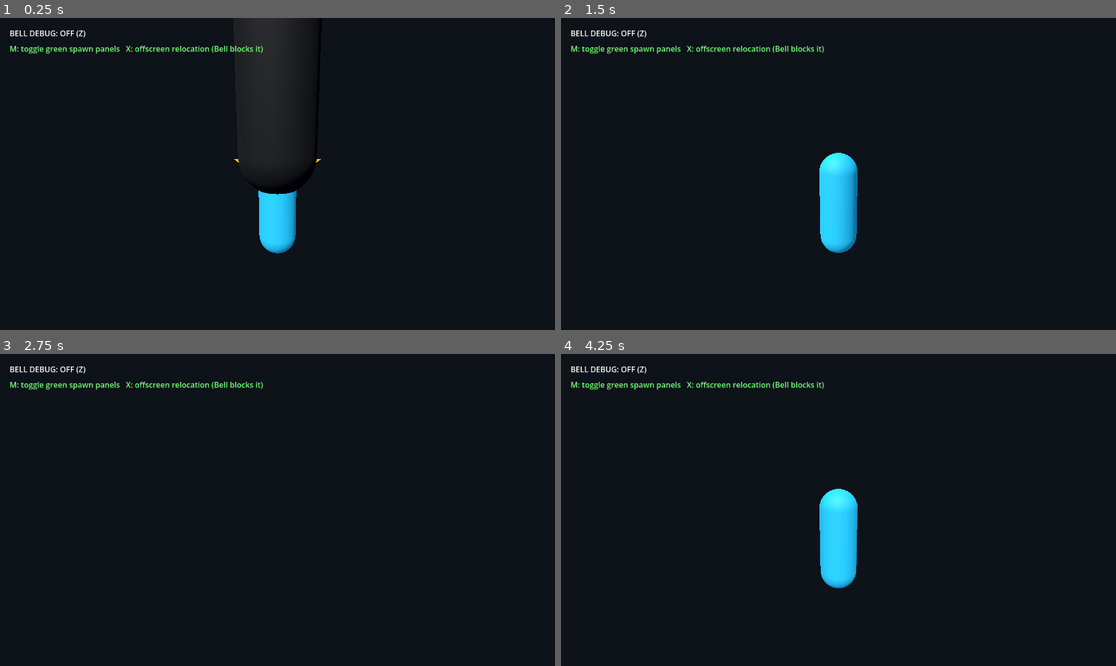
Above: before the commit, frames 1-4 (two rows, left to right).
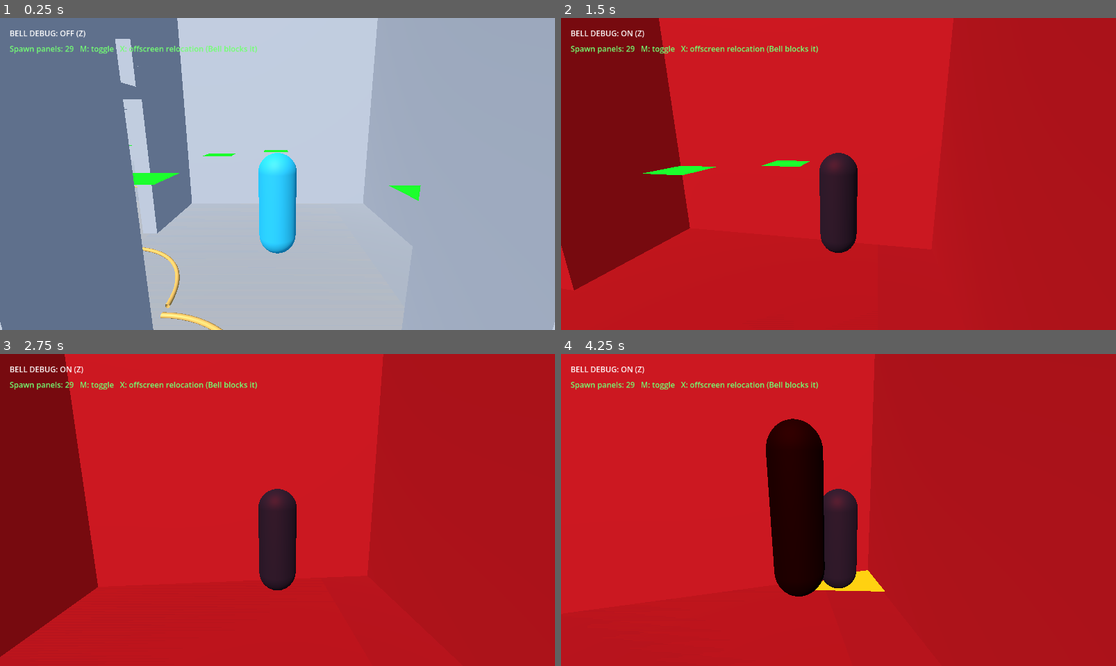
Above: after the commit, the same moments.

Repository: evanqjones/Comp440Project3
Game: Godot game, scene res://scenes/school_blockout_preview.tscn
Two runs of this game, one before a commit and one after it. Both use one fixed random seed, a clock stepped at 60 frames per second and the inputs below.
Inputs (mouse positions are in pixels of both pictures, inside the frame that each line leads up to):
- Up to frame 1 (0.25 s): no input
- Up to frame 2 (1.5 s): tap Enter at 0.5 s; move the mouse to (866, 174) at 0.52 s; hold Shift 0.53-1.28 s; hold W from 0.53 s (still down); move the mouse to (810, 174) at 1.27 s; tap Z at 1.35 s
- Up to frame 3 (2.75 s): keep holding W; move the mouse to (288, 503) at 2.02 s; tap M at 2.1 s
- Up to frame 4 (4.25 s): keep holding W; move the mouse to (832, 516) at 2.77 s; tap X at 2.85 s; move the mouse to (877, 513) at 3.52 s; hold Shift from 3.53 s (still down)

The runs differ from the first frame. In frame 1, 99% of the frame differs, in the area x 0-100%, y 0-100%; in frame 2, 100%; in frame 3, 99%; in frame 4, 100%.
Error before the commit: Parse Error: Cannot infer the type of "navigation_map" variable because the value doesn't have a set type. (res://scenes/school_blockout_preview.gd:115)

Commit message:
Fix spawn map readiness and typing

Diff:
--- a/scenes/school_blockout_preview.gd
+++ b/scenes/school_blockout_preview.gd
@@ -26,11 +26,30 @@
     _build_school_navigation()
     await get_tree().physics_frame
     await get_tree().physics_frame
+    await _wait_for_navigation_map()
     _place_player_at_nurse_office()
     _place_monster_deeper_in_hallway()
     monster.set_player_target(player)
     _create_monster_spawn_locations()
     _apply_bell_debug_state()
+
+func _wait_for_navigation_map() -> void:
+    var navigation_agent: NavigationAgent3D = monster.get_node("NavigationAgent3D")
+    var navigation_map: RID = navigation_agent.get_navigation_map()
+    var nurse_floor: MeshInstance3D = _find_nurse_floor(school)
+    if nurse_floor == null or nurse_floor.mesh == null:
+        return
+    var bounds: AABB = nurse_floor.global_transform * nurse_floor.mesh.get_aabb()
+    var sample_position := Vector3(
+        bounds.position.x + bounds.size.x * 0.5,
+        bounds.position.y + bounds.size.y,
+        bounds.position.z + bounds.size.z * 0.5
+    )
+    for frame_index in range(120):
+        var nearest_point: Vector3 = NavigationServer3D.map_get_closest_point(navigation_map, sample_position)
+        if NavigationServer3D.map_get_iteration_id(navigation_map) > 0 and nearest_point.distance_to(sample_position) <= 1.35:
+            return
+        await get_tree().physics_frame
 
 func _build_school_navigation() -> void:
     var region := NavigationRegion3D.new()
@@ -112,7 +131,8 @@
         "art room floor", "lab room floor", "classroom b floor", "cafeteria floor",
         "outside floor", "storage closet floor"
     ]
-    var navigation_map := monster.get_node("NavigationAgent3D").get_navigation_map()
+    var navigation_agent: NavigationAgent3D = monster.get_node("NavigationAgent3D")
+    var navigation_map: RID = navigation_agent.get_navigation_map()
     for candidate in candidates:
         var spawn_position: Vector3
         if candidate["id"] == "behind_locker_bank_hall":
